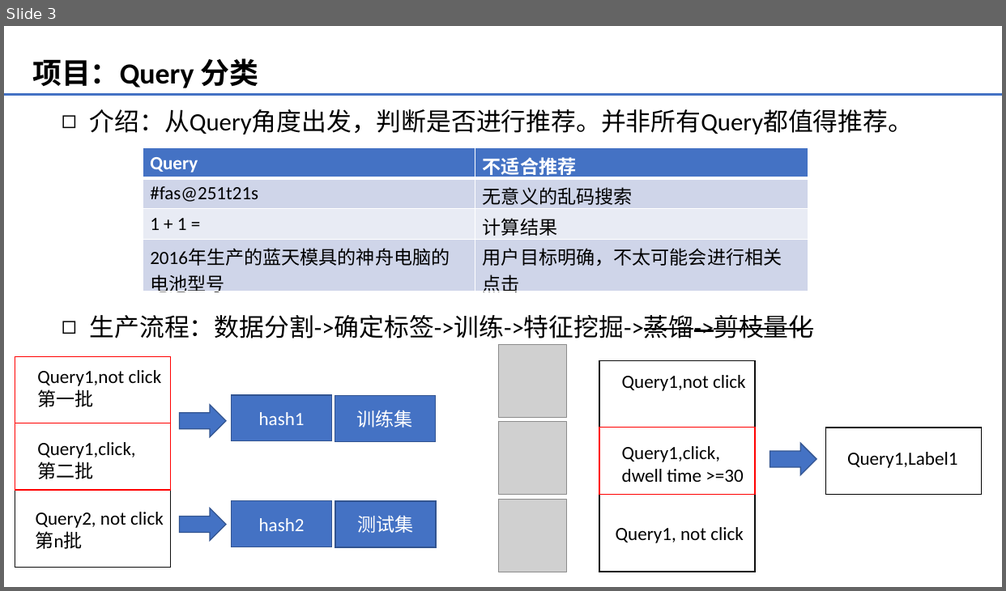
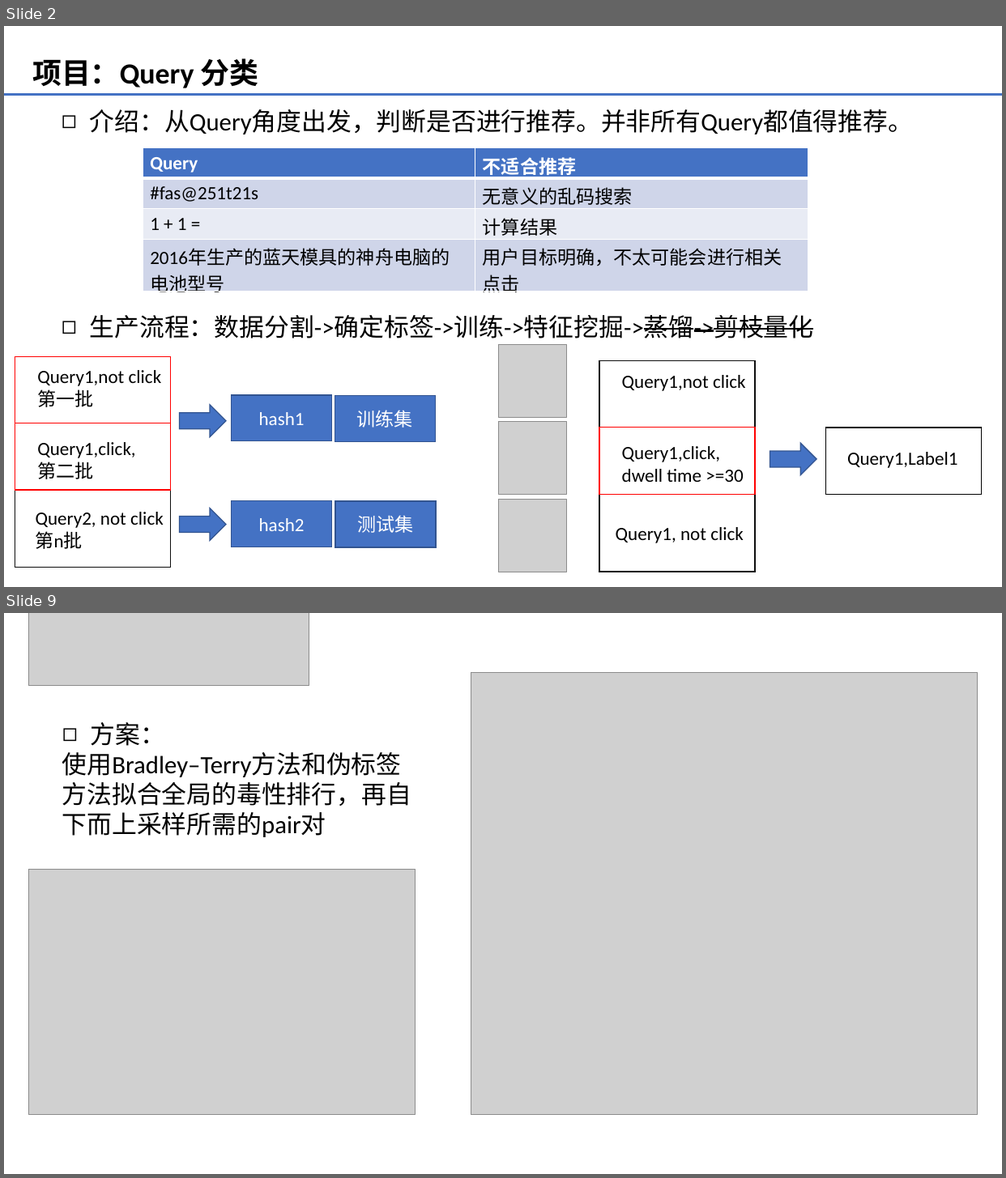
Before and after one commit to beardream98/stupidcode, a slide deck: codetest/machine_learning/NLP/简历内容.pptx. Shown one above the other, each under a label of ours: slide 3 before the commit, slides 2 and 9 after it; the slides between them are not shown. The pictures are 1006x591 and 1006x1178 pixels, drawn with LibreOffice and Linux fonts; fonts in the diff are those of the drawing; grey boxes stand for pictures. Boxes give left, top, right and bottom in pixels: in the first picture for what was removed or moved away, otherwise in the second. Text is boxed around its words. In the diff, an @@ line names an element or a change of style, - is before the commit and + after.

```diff
--- a/codetest/machine_learning/NLP/简历内容.pptx
+++ b/codetest/machine_learning/NLP/简历内容.pptx
@@ slide 9 added at (x1=4, y1=613, x2=1002, y2=1174), background #FFFFFF @@
@@ picture added at (x1=28, y1=613, x2=309, y2=686) @@
@@ picture added at (x1=471, y1=673, x2=978, y2=1114) @@
@@ text added at (x1=62, y1=722, x2=411, y2=837), 24 pt, text #000000 @@
+◻ 方案：
+使用Bradley–Terry方法和伪标签方法拟合全局的毒性排行，再自下而上采样所需的pair对
@@ picture added at (x1=28, y1=870, x2=415, y2=1114) @@
@@ what was slide 3 is now slide 2 @@
```
Also in this commit, not shown: 1 slide changed, 4 other slides added, 4 slides removed.
